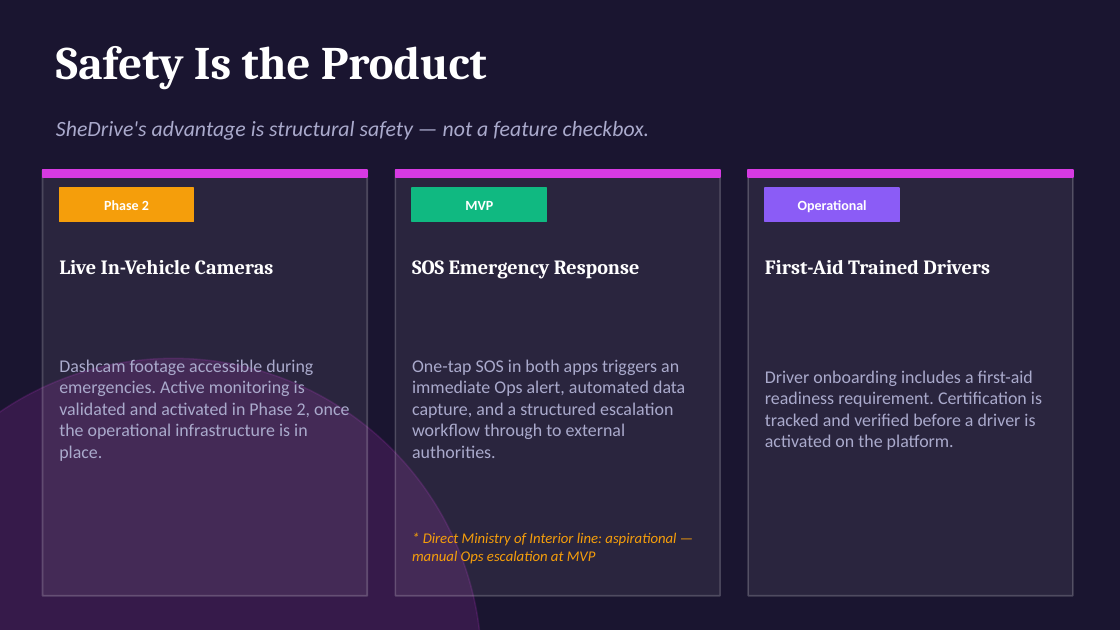
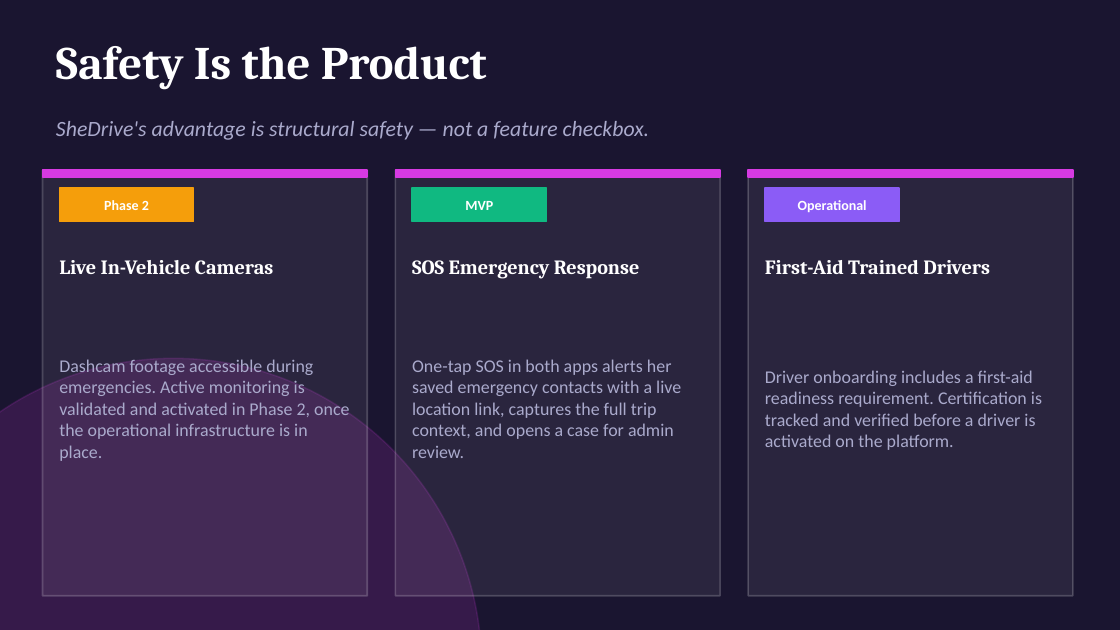
Before and after one commit to poparab/SheDrive, a slide deck: slide 5 of docs/presentations/SheDrive-MVP-Presentation.pptx. Drawn at 1120x630 pixels with LibreOffice and Linux fonts; fonts in the diff are those of the drawing. Boxes give left, top, right and bottom in pixels: in the first picture for what was removed or moved away, otherwise in the second. Text is boxed around its words. In the diff, an @@ line names an element or a change of style, - is before the commit and + after.

```diff
--- a/docs/presentations/SheDrive-MVP-Presentation.pptx
+++ b/docs/presentations/SheDrive-MVP-Presentation.pptx
@@ text at bbox=[412, 359, 681, 458]: text changed @@
-One-tap SOS in both apps triggers an immediate Ops alert, automated data capture, and a structured escalation workflow through to external authorities.
+One-tap SOS in both apps alerts her saved emergency contacts with a live location link, captures the full trip context, and opens a case for admin review.
@@ text removed at bbox=[412, 532, 676, 565] @@
-* Direct Ministry of Interior line: aspirational — manual Ops escalation at MVP
```
Also in this commit, not shown: 4 other slides changed, 13 other files.
